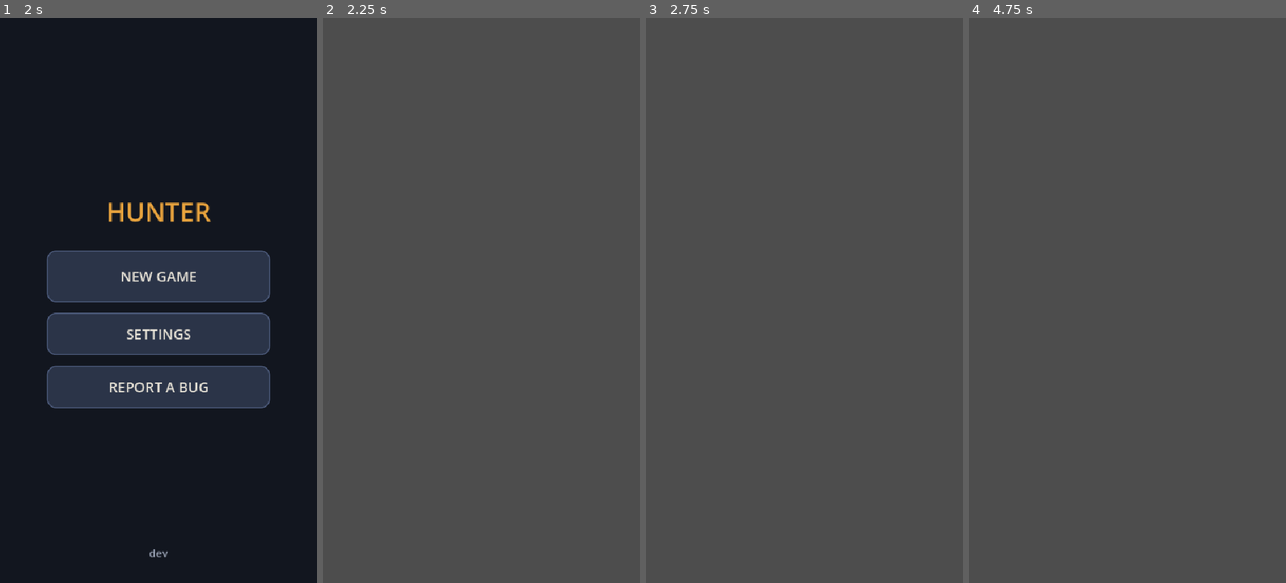
Above: before the commit, frames 1-4 (left to right).
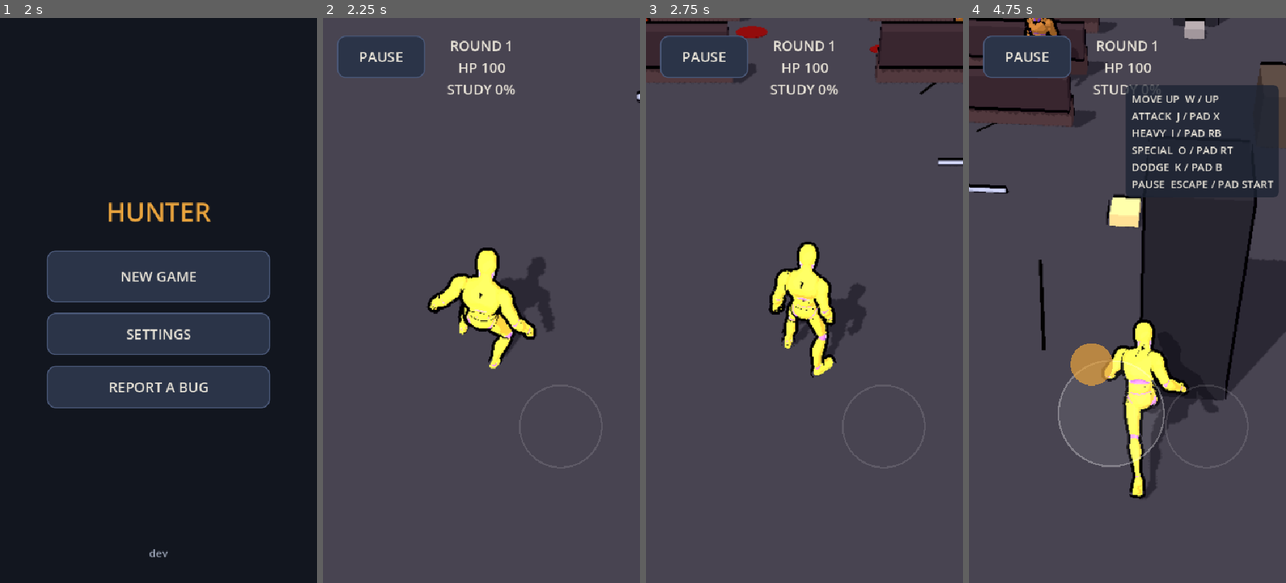
Above: after the commit, the same moments.

Repository: duffpowell-commits/hunter
Game: Godot game, scene res://scenes/boot.tscn
The game is run twice, just before and just after one commit, with the same random seed, the same clock (stepped at 60 frames per second) and the same inputs.
Inputs (mouse positions are in pixels of both pictures, inside the frame that each line leads up to):
- Up to frame 1 (2 s): tap Enter at 0.5 s; move the mouse to (228, 272) at 0.52 s; hold D (move_right) 0.53-1.25 s; hold L (aim) 0.53-1.25 s; click (228, 272) at 0.67 s; tap Space (jump) at 0.77 s; click "SKIP" at 1.25 s
- Up to frame 2 (2.25 s): click "NEW GAME" at 2 s
- Up to frame 3 (2.75 s): no input
- Up to frame 4 (4.75 s): drag from (1064, 328) to (1111, 413) at 2.77 s; move the mouse to (1159, 176) at 3.52 s; hold D (move_right) 3.53-4.25 s; hold C (crouch) 3.53-4.25 s; drag from (1111, 413) to (1032, 215) at 4.27 s

Frame 1 is identical in both runs. In frame 2, 6.7% of the frame differs, in the area x 4-100%, y 3-80%; in frame 3, 10%; in frame 4, 35%, in the area x 0-100%, y 0-86%.
Error before the commit: Parse Error: Cannot infer the type of "x" variable because the value doesn't have a set type. (res://scripts/pews_arena.gd:43)

Commit message:
M2: type church pew coordinates explicitly

Diff:
--- a/scripts/pews_arena.gd
+++ b/scripts/pews_arena.gd
@@ -40,7 +40,7 @@
 	for row in range(3):
 		var z := -1.0 - float(row) * 2.1
 		for side in [-1.0, 1.0]:
-			var x := side * 2.5
+			var x: float = float(side) * 2.5
 			_box(Vector3(x - 1.25, 0.0, z), Vector3(x + 1.25, 0.45, z + 0.28), Color("4b3938"))
 			_box(Vector3(x - 1.25, 0.45, z + 0.22), Vector3(x + 1.25, 1.05, z + 0.48), Color("382b2e"))
 	for side in [-1.0, 1.0]:
